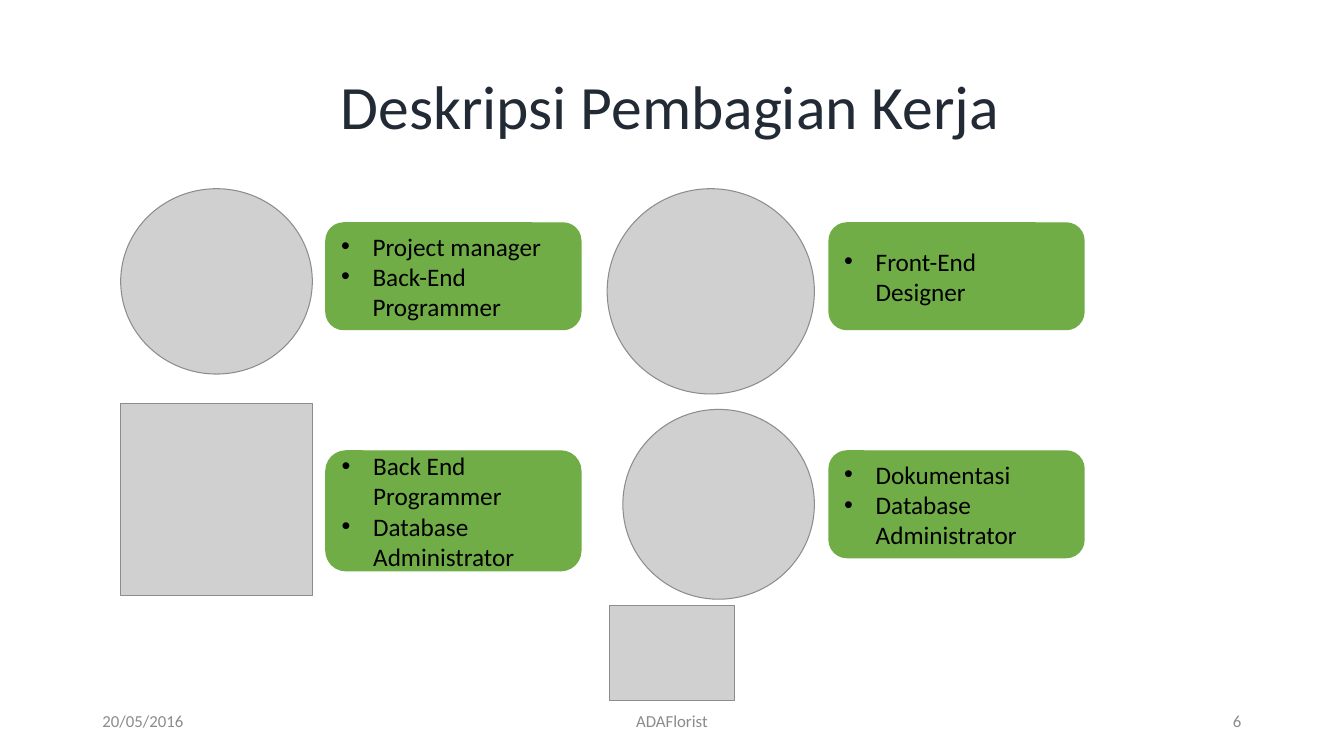
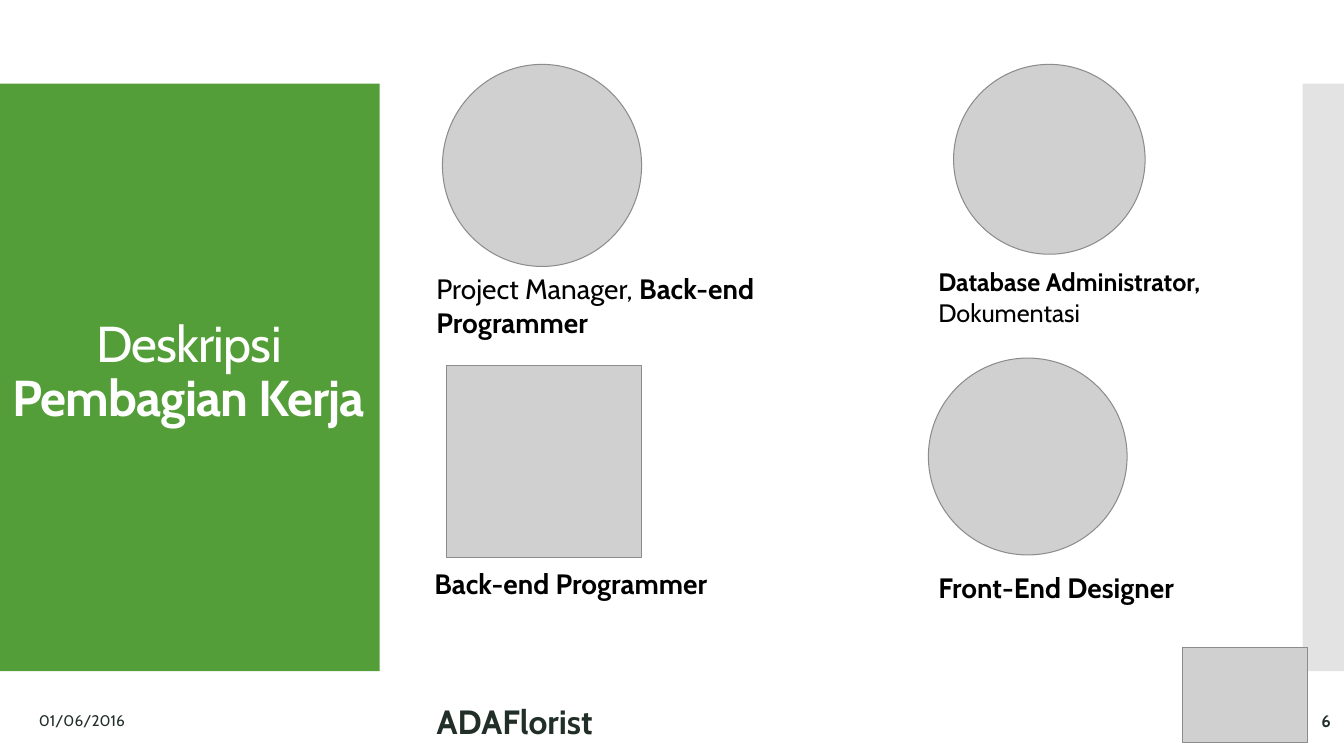
Before and after one commit to iqbalabiyoga/ADAFlorist, a slide deck: slide 6 of Adaflorist(1) - Presentasi.pptx. Drawn at 1344x756 pixels with LibreOffice and Linux fonts; fonts in the diff are those of the drawing; grey boxes stand for pictures. Boxes give left, top, right and bottom in pixels: in the first picture for what was removed or moved away, otherwise in the second. Text is boxed around its words. In the diff, an @@ line names an element or a change of style, - is before the commit and + after.

```diff
--- a/Adaflorist(1) - Presentasi.pptx
+++ b/Adaflorist(1) - Presentasi.pptx
@@ rectangle added at [0,84,380,671], fill #549E39 @@
@@ picture: place and size @@
-picture at [121,189,313,374]
+picture at [443,65,642,266]
@@ picture: place and size @@
-picture at [623,409,815,599]
+picture at [954,65,1145,254]
@@ rectangle added at [1303,84,1344,671], fill #C8C8C8 at 50% opacity @@
@@ title "Deskripsi Pembagian Kerja": place and size @@
-title "Deskripsi Pembagian Kerja" at [341,86,999,140]
+title "Deskripsi Pembagian Kerja" at [12,324,365,427]
@@ title "Deskripsi Pembagian Kerja" at [12,324,365,427]: size 44 to 36 pt, font Calibri to Cabin, text colour #222A35 to #FFFFFF, letter spacing 0 to -0.6 pt; bold on in "Pembagian Kerja" @@
@@ picture removed at [607,189,815,394] @@
@@ text "Project Manager, Back-end Programmer": place and size @@
-text "Project Manager, Back-end Programmer" at [326,223,581,330]
+text "Project Manager, Back-end Programmer" at [436,278,754,339]
@@ text "Project Manager, Back-end Programmer" at [436,278,754,339]: vertical alignment middle to top; fill #70AD47 to none; outline #70AD47 1 pt to none @@
@@ text at [436,278,754,339]: text changed; size 18 to 20 pt; font Calibri to Cabin; bold on @@
-• Project manager
-• Back-End Programmer
+Project Manager, Back-end Programmer
@@ text added at [938,272,1200,323], 18 pt, text #000000, bold @@
+Database Administrator, Dokumentasi
@@ picture added at [929,358,1127,555] @@
@@ picture: place and size @@
-picture at [121,403,313,595]
+picture at [447,365,641,557]
@@ rounded rectangle removed at [326,451,581,571] @@
-• Back End Programmer
-• Database Administrator
@@ rounded rectangle removed at [830,451,1085,558] @@
-• Dokumentasi
-• Database Administrator
@@ text "Front-End Designer": place and size @@
-text "Front-End Designer" at [830,223,1085,330]
+text "Front-End Designer" at [938,577,1174,604]
@@ text "Front-End Designer" at [938,577,1174,604]: size 18 to 20 pt, font Calibri to Cabin, bold on; bullet • to none; vertical alignment middle to top; fill #70AD47 to none; outline #70AD47 1 pt to none @@
@@ text added at [434,573,708,600], 20 pt, text #000000, bold @@
+Back-end Programmer
@@ picture: place and size @@
-picture at [609,606,735,701]
+picture at [1183,647,1309,742]
@@ text at [39,715,125,728]: text changed; size 12 to 11 pt; font Calibri to Cabin; text colour #8C8C8C to #223028 @@
-20/05/2016
+01/06/2016
@@ text "ADAFlorist": place and size @@
-text "ADAFlorist" at [636,715,708,727]
+text "ADAFlorist" at [437,708,593,735]
@@ text "ADAFlorist" at [437,708,593,735]: size 12 to 24 pt, font Calibri to Cabin, text colour #8C8C8C to #223028, bold on; alignment centre to left @@
@@ page number: place and size @@
-page number at [1233,716,1241,727]
+page number at [1321,715,1330,727]
@@ page number at [1321,715,1330,727]: font Calibri to Cabin, text colour #8C8C8C to #223028, bold on @@
```
Also in this commit, not shown: 10 other slides changed, 1 slide added, 6 slides removed.
